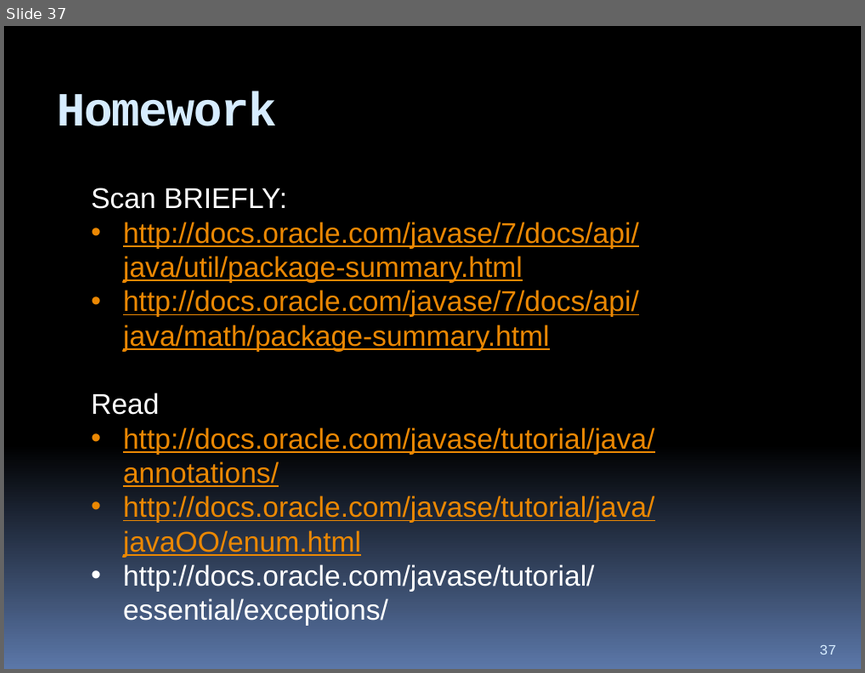
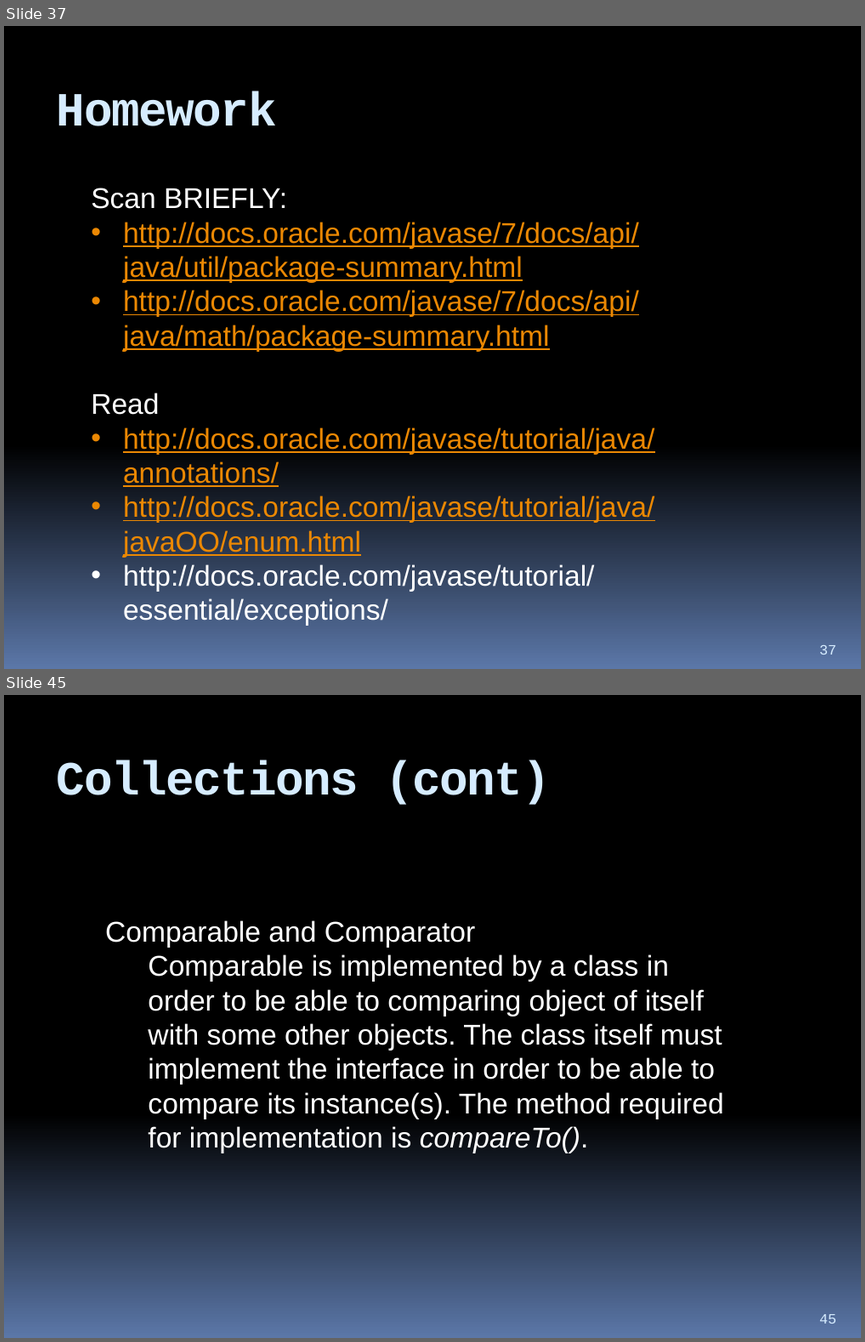
Before and after one commit to hchan/comp2613, a slide deck: coursePresentation.pptx. Shown one above the other, each under a label of ours: slide 37 before the commit, slides 37 and 45 after it; the slides between them are not shown. The pictures are 865x673 and 865x1342 pixels, drawn with LibreOffice and Linux fonts; fonts in the diff are those of the drawing. Boxes give left, top, right and bottom in pixels: in the first picture for what was removed or moved away, otherwise in the second. Text is boxed around its words. In the diff, an @@ line names an element or a change of style, - is before the commit and + after.

```diff
--- a/coursePresentation.pptx
+++ b/coursePresentation.pptx
@@ slide 45 added at (4, 695, 861, 1338), background gradient #000000 to #5B77A8 @@
@@ title added at (57, 760, 551, 805), 40 pt, text #D6ECFF, bold @@
+Collections (cont)
@@ text added at (105, 920, 723, 1153), 24 pt, text #FFFFFF @@
+Comparable and Comparator
+  Comparable is implemented by a class in order to be able to comparing object of itself with some other objects. The class itself must implement the interface in order to be able to compare its instance(s). The method required for implementation is compareTo().
@@ page number added at (819, 1314, 836, 1323), 12 pt, text #D6ECFF @@
+45
```
Also in this commit, not shown: 8 other slides added, 5 other files.
